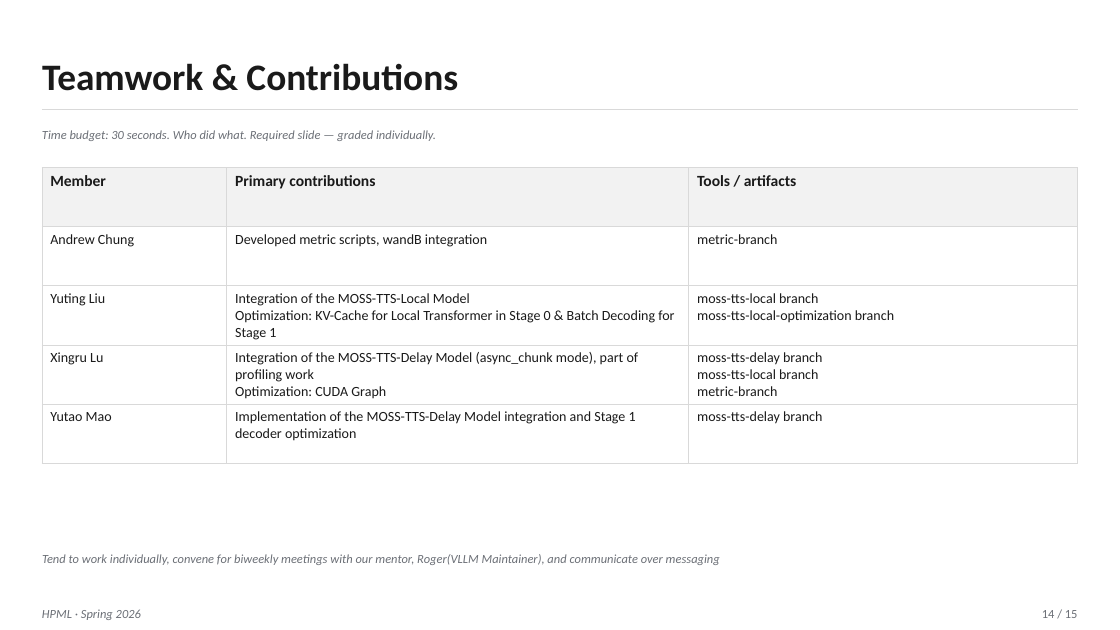
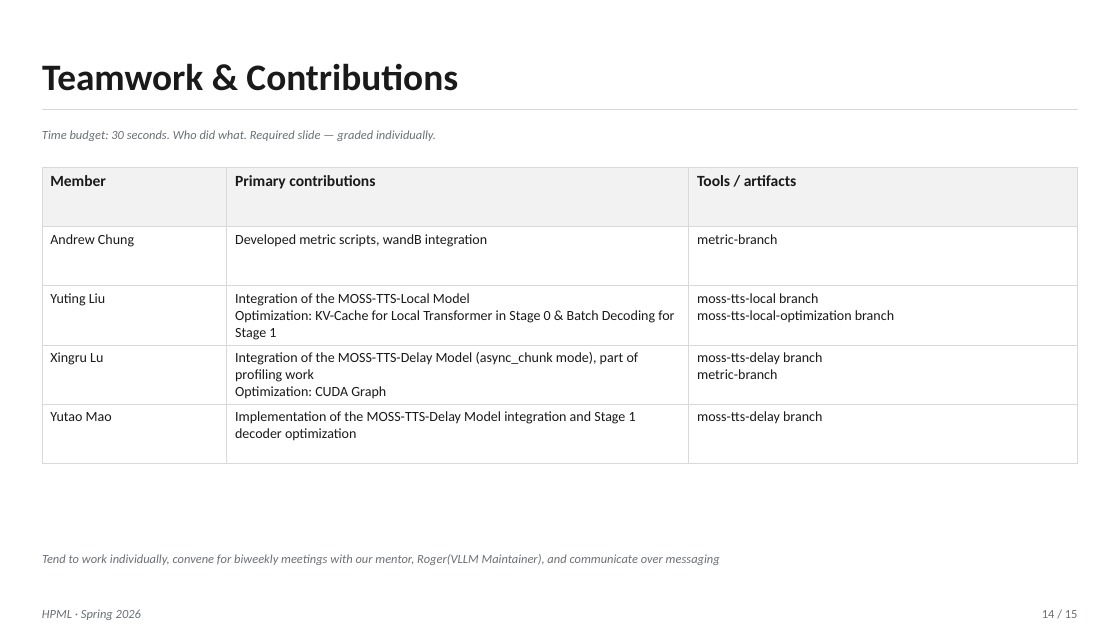
Before and after one commit to candylyt/vllm-omni, a slide deck: slide 14 of deliverables/HPML Final Project Presentation.pptx. Drawn at 1120x630 pixels with LibreOffice and Linux fonts; fonts in the diff are those of the drawing. Boxes give left, top, right and bottom in pixels: in the first picture for what was removed or moved away, otherwise in the second. Text is boxed around its words. In the diff, an @@ line names an element or a change of style, - is before the commit and + after.

Commit message:
fix: Add the AI disclosure to README.md and update the Presentation slide's version to the latest

```diff
--- a/deliverables/HPML Final Project Presentation.pptx
+++ b/deliverables/HPML Final Project Presentation.pptx
@@ table at [43, 168, 1077, 535] @@
-row 4, column 3: moss-tts-delay branch / moss-tts-local branch / metric-branch
+row 4, column 3: moss-tts-delay branch / metric-branch
```
Also in this commit, not shown: 1 other file.
